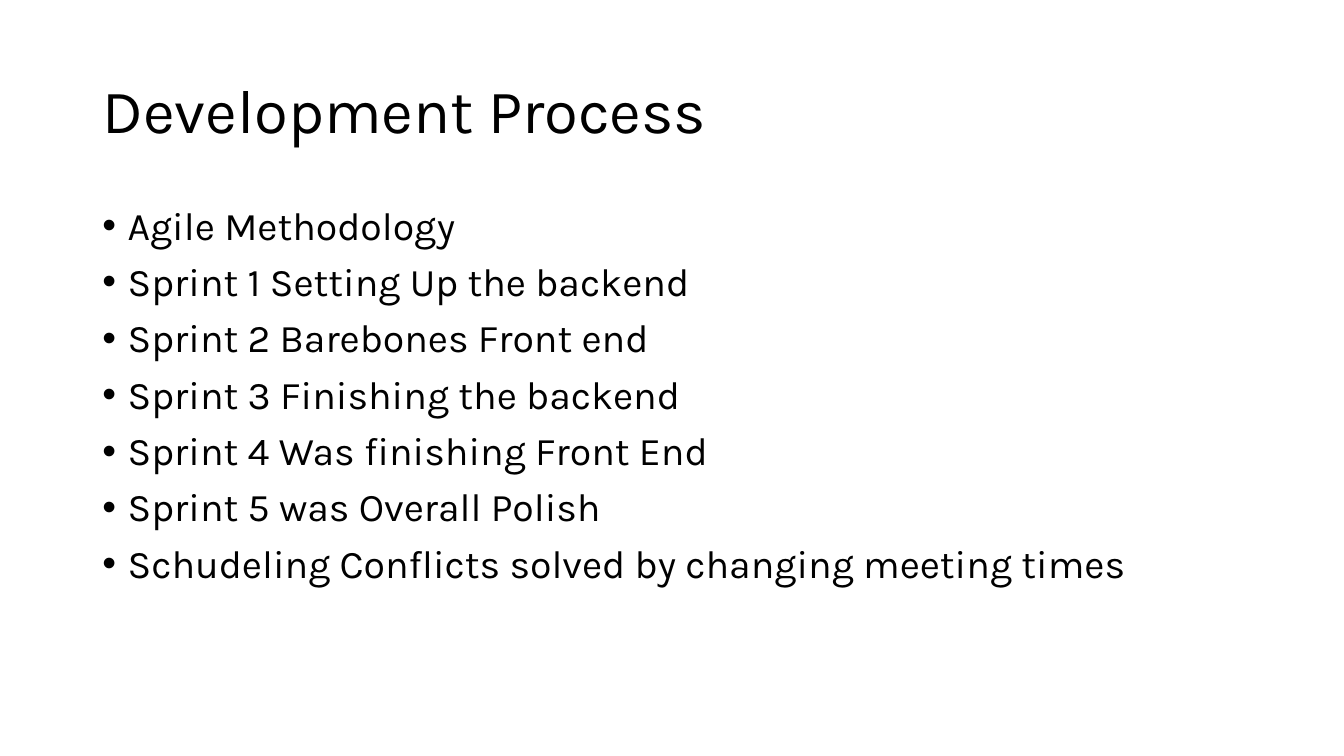
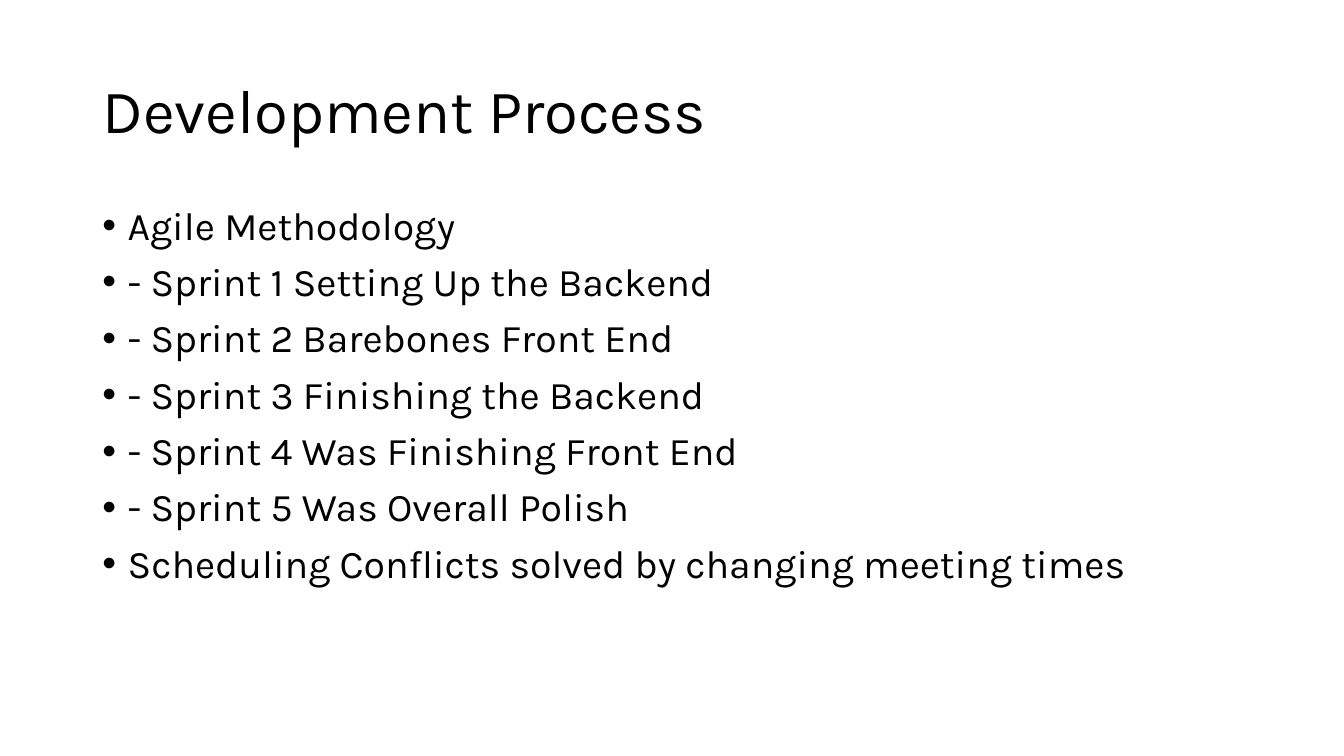
Before and after one commit to WakeTechBrandon/Bombastic-Bookstore, a slide deck: slide 4 of ProjectPresentation.pptx. Drawn at 1344x756 pixels with LibreOffice and Linux fonts; fonts in the diff are those of the drawing. Boxes give left, top, right and bottom in pixels: in the first picture for what was removed or moved away, otherwise in the second. Text is boxed around its words. In the diff, an @@ line names an element or a change of style, - is before the commit and + after.

```diff
--- a/ProjectPresentation.pptx
+++ b/ProjectPresentation.pptx
@@ text at box(128, 269, 1125, 588): text changed @@
-• Sprint 1 Setting Up the backend
-• Sprint 2 Barebones Front end
-• Sprint 3 Finishing the backend
-• Sprint 4 Was finishing Front End
-• Sprint 5 was Overall Polish
-• Schudeling Conflicts solved by changing meeting times
+• - Sprint 1 Setting Up the Backend
+• - Sprint 2 Barebones Front End
+• - Sprint 3 Finishing the Backend
+• - Sprint 4 Was Finishing Front End
+• - Sprint 5 Was Overall Polish
+• Scheduling Conflicts solved by changing meeting times
```
Also in this commit, not shown: 3 other slides changed.
